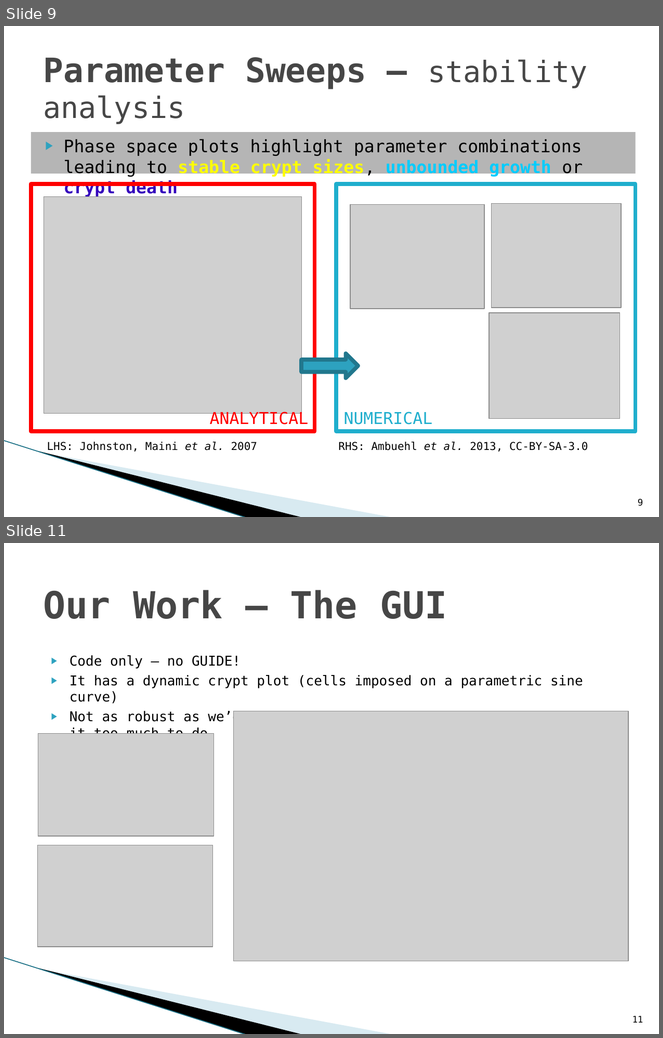
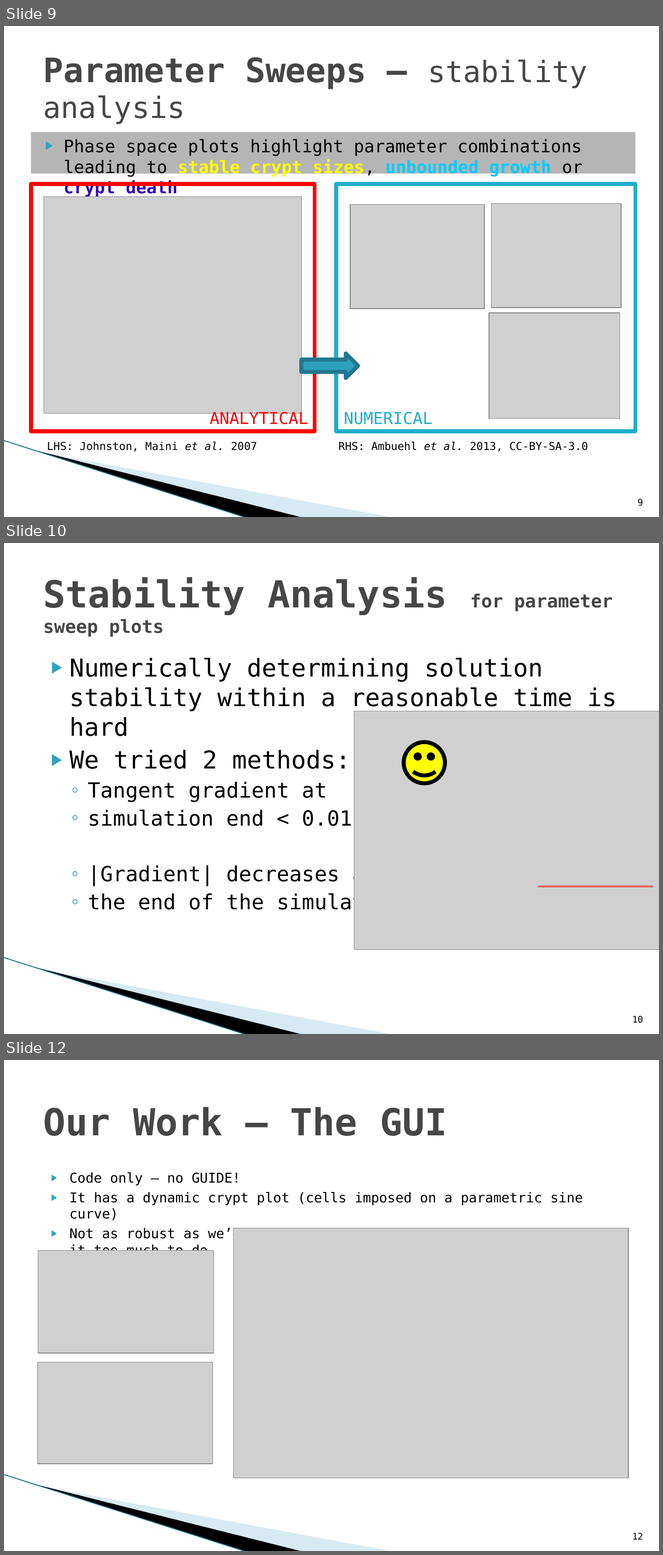
Before and after one commit to jleem10/GroupD_Phase2, a slide deck: PresentationPhase1.pptx. Shown one above the other, each under a label of ours: slides 9 and 11 before the commit, slides 9, 10 and 12 after it; the slides between them are not shown. The pictures are 663x1038 and 663x1555 pixels, drawn with LibreOffice and Linux fonts; fonts in the diff are those of the drawing; grey boxes stand for pictures; background and template pictures are left out. Boxes give left, top, right and bottom in pixels: in the first picture for what was removed or moved away, otherwise in the second. Text is boxed around its words. In the diff, an @@ line names an element or a change of style, - is before the commit and + after.

```diff
--- a/PresentationPhase1.pptx
+++ b/PresentationPhase1.pptx
@@ slide 10 added at box(4, 543, 659, 1034), background #FFFFFF; not listed: 3 template elements that a slide beside it also shows @@
@@ title added at box(43, 577, 613, 637), 20 pt, text #464646, bold @@
+Stability Analysis for parameter sweep plots
@@ text added at box(70, 657, 617, 915), 27 pt, text #000000 @@
+▶ Numerically determining solution stability within a reasonable time is hard
+▶ We tried 2 methods:
+  ◦ Tangent gradient at
+  ◦ simulation end < 0.01
+  ◦ |Gradient| decreases at
+  ◦ the end of the simulation
@@ picture added at box(354, 711, 659, 950) @@
@@ smiley face added at box(404, 742, 445, 783), fill #FFFF00, outline #000000 4.33 pt @@
@@ line added from (653, 887) to (538, 887), #FF0000 2 pt @@
@@ page number added at box(633, 1016, 644, 1023), 10 pt, text #000000 @@
+10
@@ what was slide 11 is now slide 12 @@
@@ page number at box(633, 1533, 644, 1540): text changed @@
-11
+12
```
Also in this commit, not shown: 1 slide changed, 3 other files.
